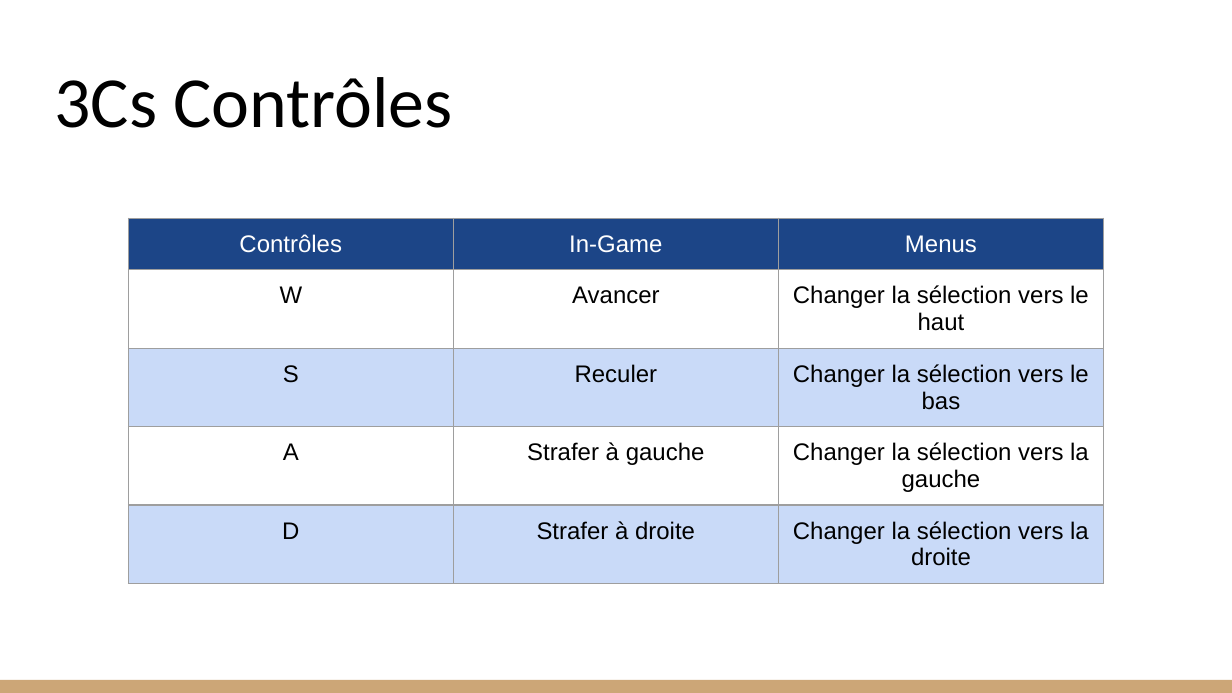
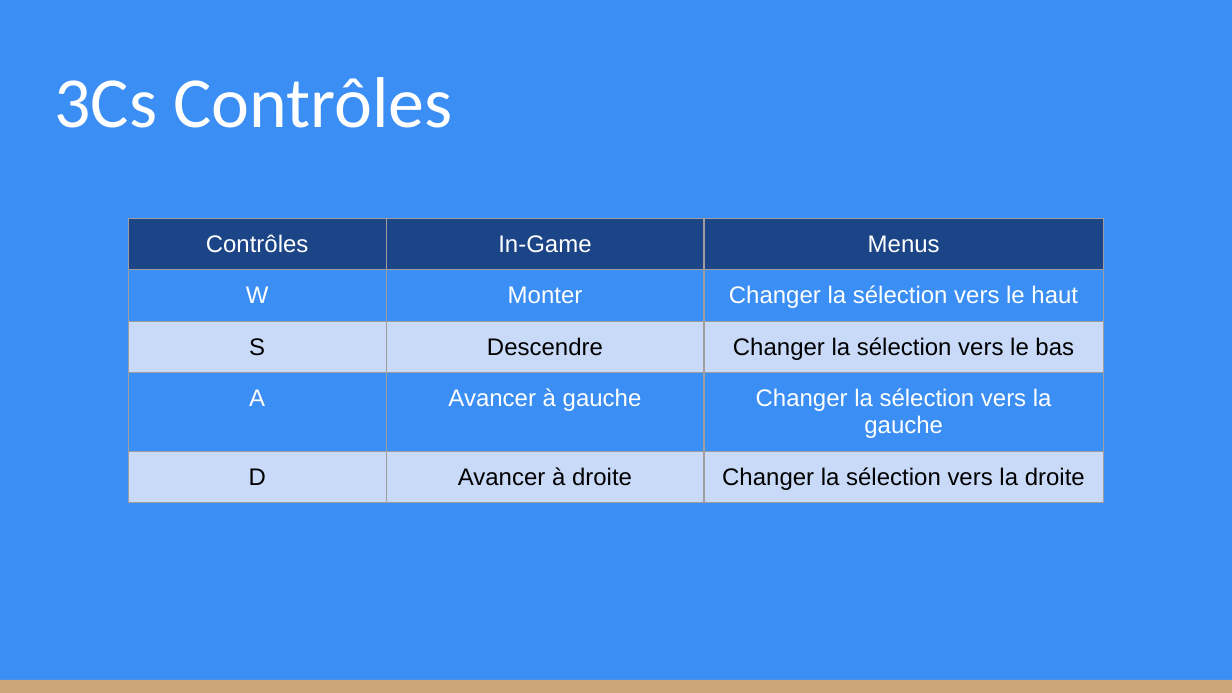
Before and after one commit to KevinBachelierBart/TPGeneraux, a slide deck: slide 14 of Bachelier_Kevin_SintaZaranie.pptx. Drawn at 1232x693 pixels with LibreOffice and Linux fonts; fonts in the diff are those of the drawing. Boxes give left, top, right and bottom in pixels: in the first picture for what was removed or moved away, otherwise in the second. Text is boxed around its words. In the diff, an @@ line names an element or a change of style, - is before the commit and + after.

```diff
--- a/Bachelier_Kevin_SintaZaranie.pptx
+++ b/Bachelier_Kevin_SintaZaranie.pptx
@@ background #FFFFFF to #3A8EF4 @@
@@ title "3Cs Contrôles" at box(54, 77, 452, 128): text colour #000000 to #FFFFFF @@
@@ table at box(128, 218, 1103, 514) @@
-row 2, column 2: Avancer
+row 2, column 2: Monter
-row 3, column 2: Reculer
+row 3, column 2: Descendre
-row 4, column 2: Strafer à gauche
+row 4, column 2: Avancer à gauche
-row 5, column 2: Strafer à droite
+row 5, column 2: Avancer à droite
@@ text colour #000000 to #FFFFFF in "W", "Changer la sélection vers le haut", "A", "Changer la sélection vers la gauche" @@
```
Also in this commit, not shown: 2 other slides changed, 11 slides added, 2 slides removed.
